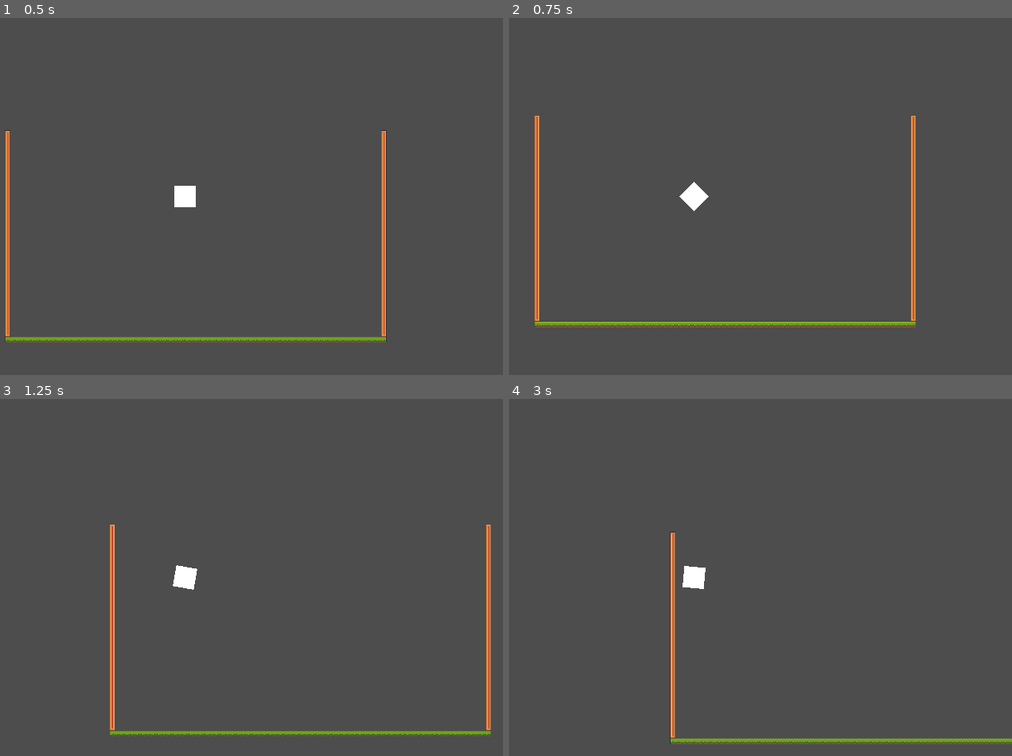
Above: before the commit, frames 1-4 (two rows, left to right).
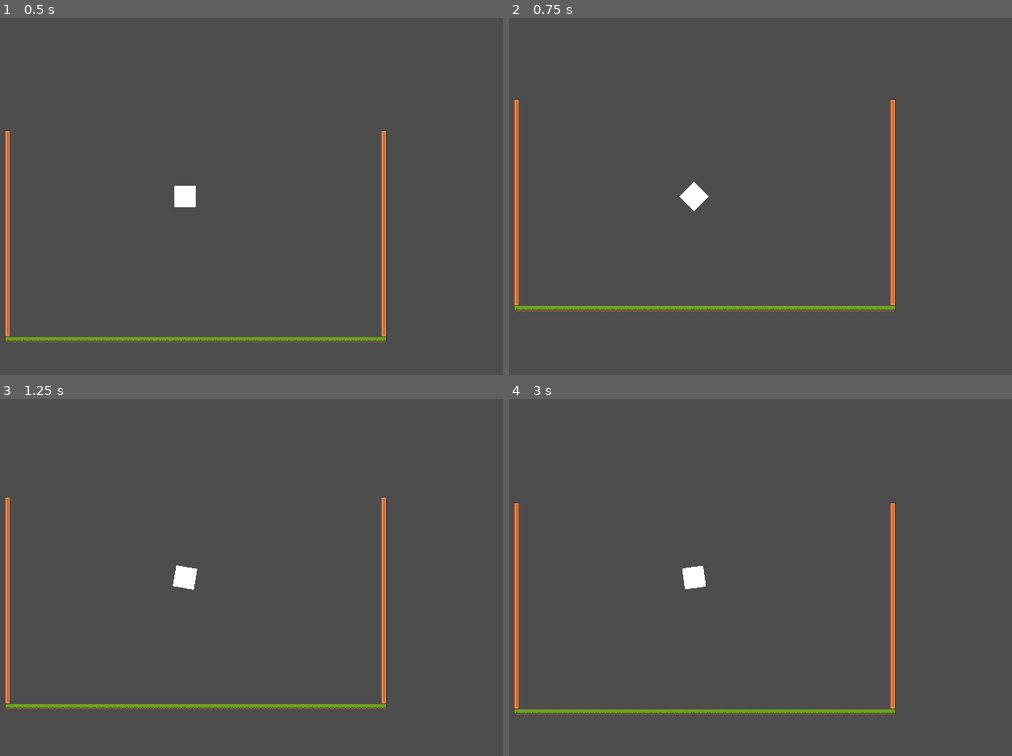
Above: after the commit, the same moments.

Repository: More-Than-Many/2d-platformer-geometry-game
Game: Godot game, scene res://test-level/test-level.tscn
Same seed, same stepped clock (60 frames per second), same inputs: the game is played once before the commit and once after it.
Inputs (mouse positions are in pixels of both pictures, inside the frame that each line leads up to):
- Up to frame 1 (0.5 s): no input
- Up to frame 2 (0.75 s): move the mouse to (835, 178) at 0.52 s; hold D (right) from 0.53 s (still down); tap Space (jump) at 0.6 s
- Up to frame 3 (1.25 s): keep holding D (right); tap Space (jump) at 0.77, 1.07 s
- Up to frame 4 (3 s): move the mouse to (569, 595) at 1.27 s; release D (right) at 1.28 s; hold A (left) 1.28-2.03 s; tap Space (jump) at 1.35, 1.52, 1.82, 2.1, 2.85 s; move the mouse to (755, 498) at 2.02 s; hold D (right) from 2.03 s (still down); move the mouse to (659, 648) at 2.77 s

Frame 1 is identical in both runs. In frame 2, 4.6% of the frame differs, in the area x 0-81%, y 22-87%; in frame 3, 4.5%; in frame 4, 4.1%.

Commit message:
Jumping, closer to working

Diff:
--- a/test-player/test_player.gd
+++ b/test-player/test_player.gd
@@ -1,7 +1,7 @@
 extends RigidBody2D
 
 @export var base_torque_force := 12000.0
-@export var jump_height := 600.0
+@export var jump_height := 1.5
 
 @export var CornerHolder : Node
 
@@ -33,9 +33,8 @@
 		if corner.global_position.y < highest_corner.global_position.y:
 			highest_corner = corner
 
-	jump_towards(highest_corner.global_position)
-	print(highest_corner.position)
+	jump_towards(highest_corner.global_position.y)
 
 func jump_towards(point):
-	var direction_to_point = (point - self.global_position).normalized()
-	linear_velocity = direction_to_point * jump_height
+	var direction_to_point = (point - self.global_position.y)
+	linear_velocity.y += direction_to_point * jump_height
